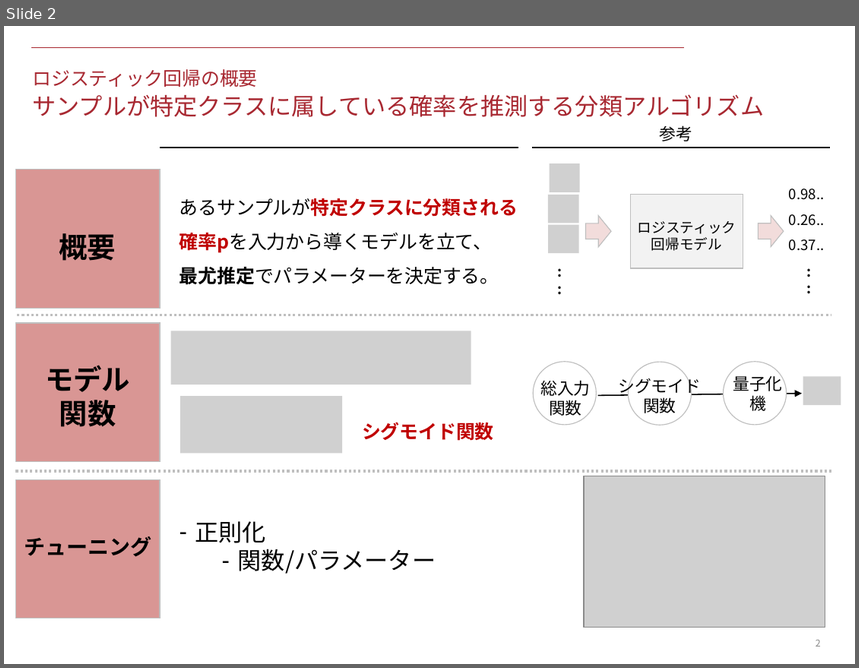
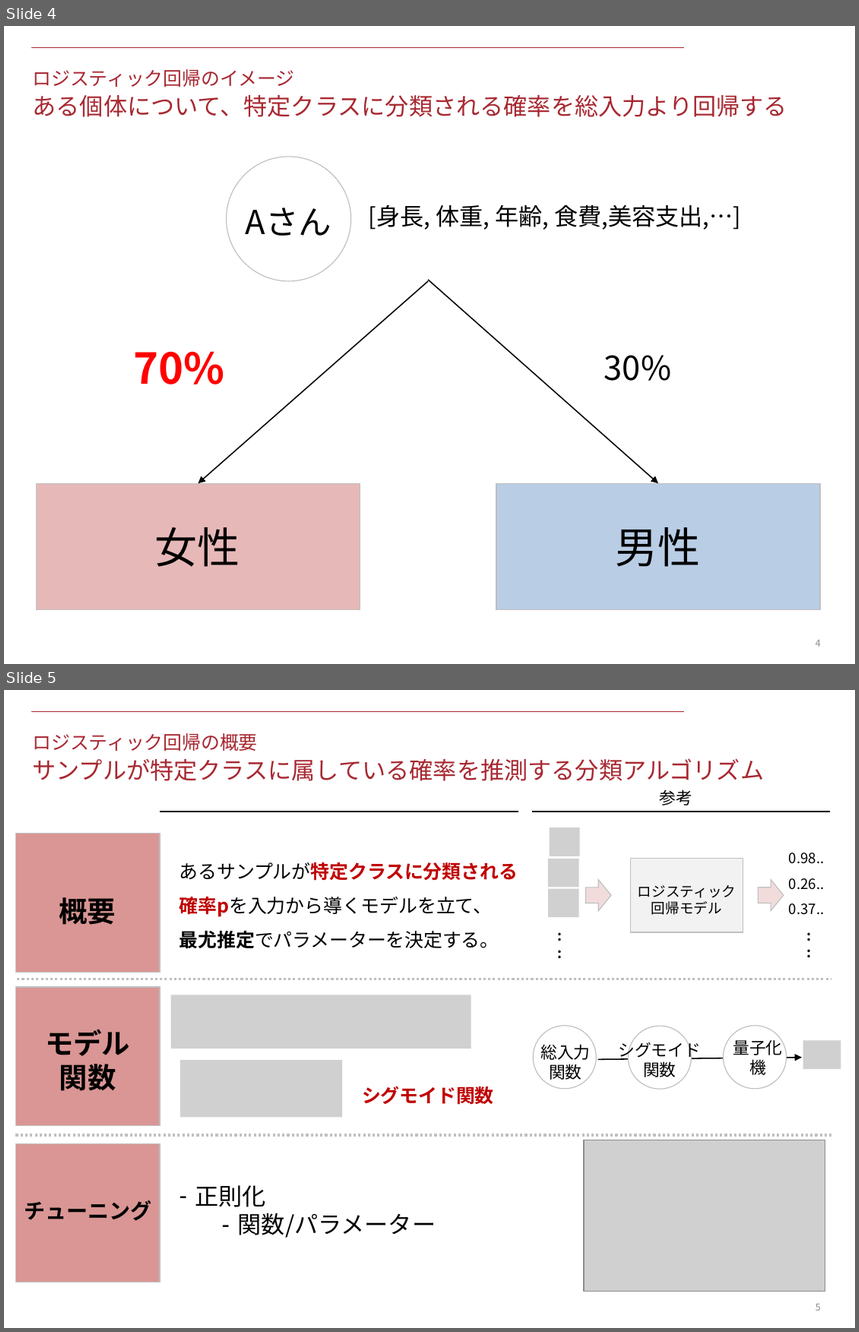
Before and after one commit to KeitoSugiyama/data_science_seminar, a slide deck: 1_logit_and_random_forest/files/document.pptx. Shown one above the other, each under a label of ours: slide 2 before the commit, slides 4 and 5 after it. The pictures are 859x668 and 859x1332 pixels, drawn with LibreOffice and Linux fonts; fonts in the diff are those of the drawing; grey boxes stand for pictures. Boxes give left, top, right and bottom in pixels: in the first picture for what was removed or moved away, otherwise in the second. Text is boxed around its words. In the diff, an @@ line names an element or a change of style, - is before the commit and + after.

```diff
--- a/1_logit_and_random_forest/files/document.pptx
+++ b/1_logit_and_random_forest/files/document.pptx
@@ slide 4 added at [4,26,855,664], background #FFFFFF; not listed: 1 template element that a slide beside it also shows @@
@@ title added at [33,69,788,117], 20 pt, text #A82831 @@
+ロジスティック回帰のイメージ
+ある個体について、特定クラスに分類される確率を総入力より回帰する
@@ ellipse added at [226,156,351,281], outline #BFBFBF 0.75 pt @@
@@ text added at [246,208,332,236], 28 pt, text #000000 @@
+Aさん
@@ text added at [369,205,741,230], 20 pt, text #000000 @@
+[身長, 体重, 年齢, 食費,美容支出,…]
@@ arrow added from (428, 281) to (198, 484), #000000 1 pt @@
@@ arrow added from (428, 280) to (658, 484), #000000 1 pt @@
@@ text added at [133,351,224,385], 36 pt, text #FF0000, bold @@
+70%
@@ text added at [604,355,671,381], 28 pt, text #000000 @@
+30%
@@ rectangle added at [37,484,360,610], fill #E6B9B8, outline #BFBFBF 0.75 pt @@
@@ rectangle added at [496,484,820,610], fill #B9CDE5, outline #BFBFBF 0.75 pt @@
@@ text added at [155,528,240,567], 36 pt, text #000000 @@
+女性
@@ text added at [615,528,700,567], 36 pt, text #000000 @@
+男性
@@ page number added at [816,640,821,647], 8 pt, text #8C8C8C @@
+4
@@ what was slide 2 is now slide 5 @@
@@ page number at [816,1304,821,1311]: text changed @@
-2
+5
```
Also in this commit, not shown: 2 slides changed, 3 other slides added, 1 other file.
